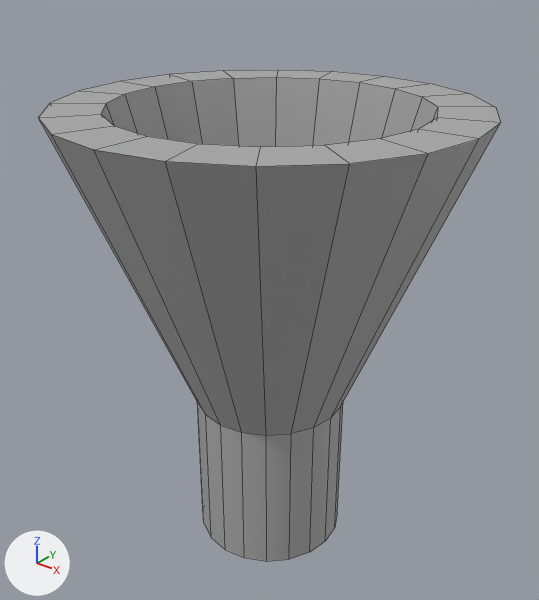
The FBX model Assets/Assets/MochiMachine/MachaWhiskTemp.fbx as it was, and as the next commit left it.
Rendered twice from a 50 mm camera at (0.05091, -0.02529, 0.01346) aimed at (0.03977, -0.01136, 0.00482). Arrows for +X, +Y and +Z are at lower left; the lights stay in place. Mesh edges are drawn as thin lines. Where no turn or scale is listed for an object, it has been applied to the vertices. Vertices at the same position are counted once.

Script lines for the objects in view, before the commit:
```python
me_mesh = bpy.data.meshes.new('Mesh')
me_mesh.from_pydata(...)  # 142 vertices, 110 faces; spans x -0.00517..0.00517, y -0.00517..0.00517, z -0.00604..0.00604
me_mesh.materials.append(mat_standardsurface1)  # grey #aaaaaa
ob_polysurface1 = bpy.data.objects.new('polySurface1', me_mesh)
ob_polysurface1.location = (0.03994, -0.01155, 0.00392)
```
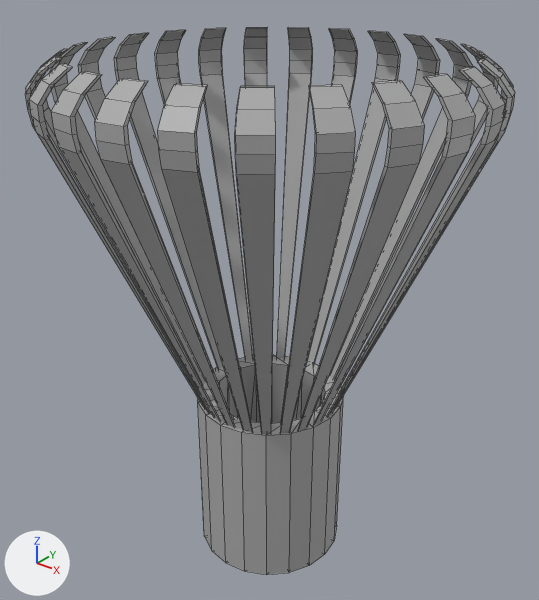
Edits to the bpy script that builds the scene:
```text
Change me_mesh:
    used by ob_polysurface1; location = (0.03994, -0.01155, 0.00392)
    remove me_mesh.from_pydata(...)  # 142 vertices, 110 faces; spans x -0.00517..0.00517, y -0.00517..0.00517, z -0.00604..0.00604
    add me_mesh.from_pydata(...)  # 681 vertices, 681 faces; spans x -0.00537..0.00537, y -0.00536..0.00536, z -0.00691..0.00691
    me_mesh part 1: the loose piece of 114 vertices spanning x -0.00517..0.00517, y -0.00517..0.00517, z -0.00604..0.00604 is rebuilt with 600 vertices and now spans x -0.00537..0.00537, y -0.00536..0.00536, z -0.00232..0.00691
    me_mesh part 2: a new loose piece of 81 vertices spanning x -0.00204..0.00203, y -0.00203..0.00203, z -0.00691..-0.00215, in mat_standardsurface1 (grey #aaaaaa)
Change ob_polysurface1:
    ob_polysurface1.location: (0.03994, -0.01155, 0.00392) -> (0.03994, -0.01155, 0.00428)
```

Location of each change, (x1, y1, x2, y2) in pixels of the pictures (539 x 600 px):
'polySurface1', reshaped, moved (6% wider, 11% taller): before (39, 70, 501, 561); after (25, 27, 515, 574)
part 1 of me_mesh, rebuilt (6% wider, 17% shorter): before (39, 70, 501, 561); after (25, 27, 515, 433)
part 2 of me_mesh, added: after (197, 355, 343, 574)
